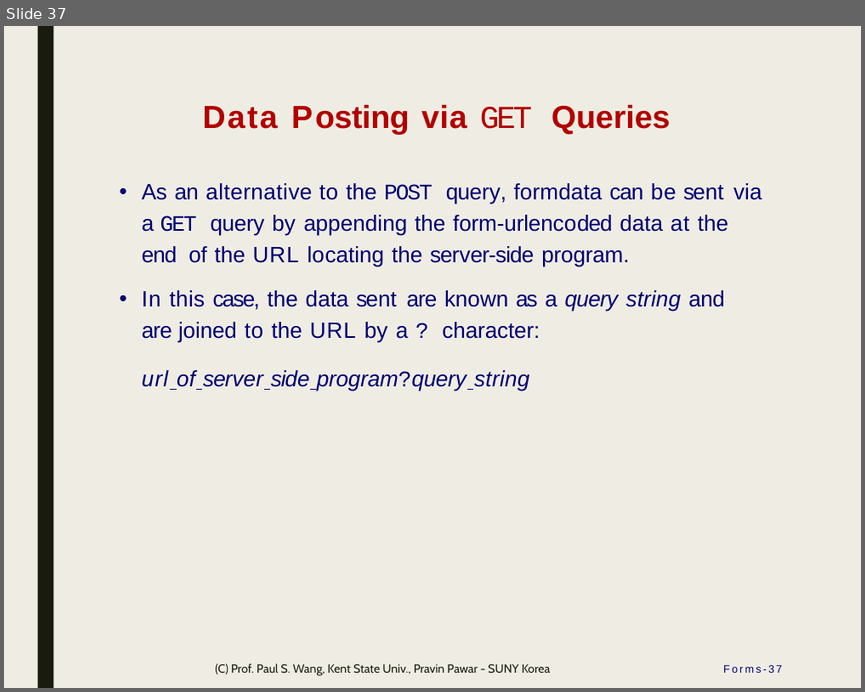
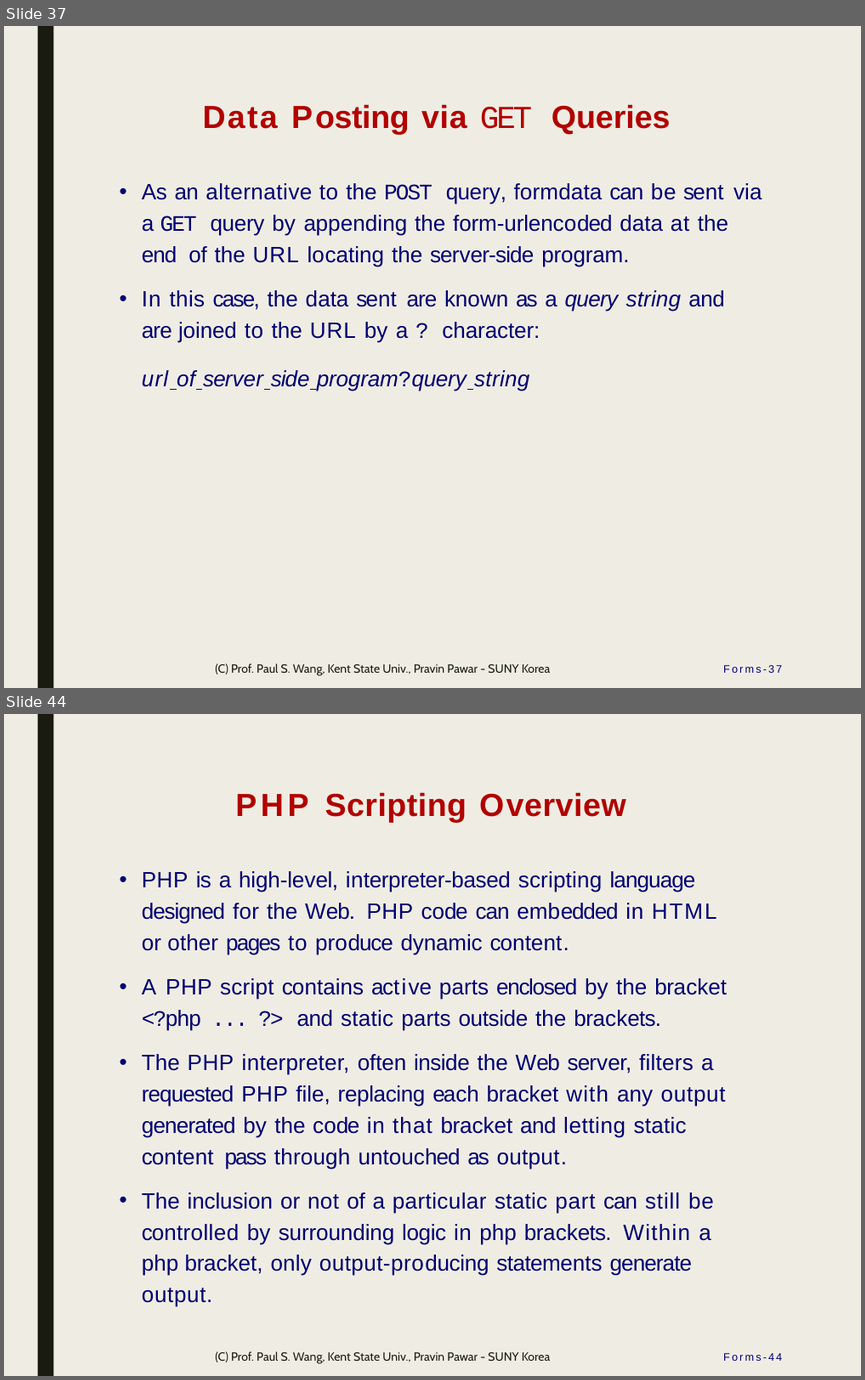
Before and after one commit to ppawar/ppawar.github.io, a slide deck: Fall2019/CSE102-F19/lectures/CSE102_Lec6 - Forms, PHP.pptx. Shown one above the other, each under a label of ours: slide 37 before the commit, slides 37 and 44 after it; the slides between them are not shown. The pictures are 865x692 and 865x1380 pixels, drawn with LibreOffice and Linux fonts; fonts in the diff are those of the drawing. Boxes give left, top, right and bottom in pixels: in the first picture for what was removed or moved away, otherwise in the second. Text is boxed around its words. In the diff, an @@ line names an element or a change of style, - is before the commit and + after.

```diff
--- a/Fall2019/CSE102-F19/lectures/CSE102_Lec6 - Forms, PHP.pptx
+++ b/Fall2019/CSE102-F19/lectures/CSE102_Lec6 - Forms, PHP.pptx
@@ slide 44 added at <box>4,714,861,1376</box>, background #EFEDE3; not listed: 1 template element that a slide beside it also shows @@
@@ title added at <box>325,792,626,822</box>, 29.5 pt, text #B20000, bold @@
+PHP Scripting Overview
@@ text added at <box>142,871,726,1276</box>, 20.5 pt, text #000072 @@
+• PHP is a high-level, interpreter-based scripting language designed for the Web. PHP code can embedded in HTML or other pages to produce dynamic content.
+• A PHP script contains active parts enclosed by the bracket
+<?php ... ?> and static parts outside the brackets.
+• The PHP interpreter, often inside the Web server, filters a requested PHP file, replacing each bracket with any output generated by the code in that bracket and letting static content pass through untouched as output.
+• The inclusion or not of a particular static part can still be controlled by surrounding logic in php brackets. Within a php bracket, only output-producing statements generate output.
@@ text added at <box>215,1352,551,1364</box>, 11 pt, text #191B0E @@
+(C) Prof. Paul S. Wang, Kent State Univ., Pravin Pawar - SUNY Korea
@@ page number added at <box>723,1353,782,1361</box>, 10 pt, text #000072 @@
+Forms-44
```
Also in this commit, not shown: 5 slides changed, 23 other slides added, 1 slide removed.
